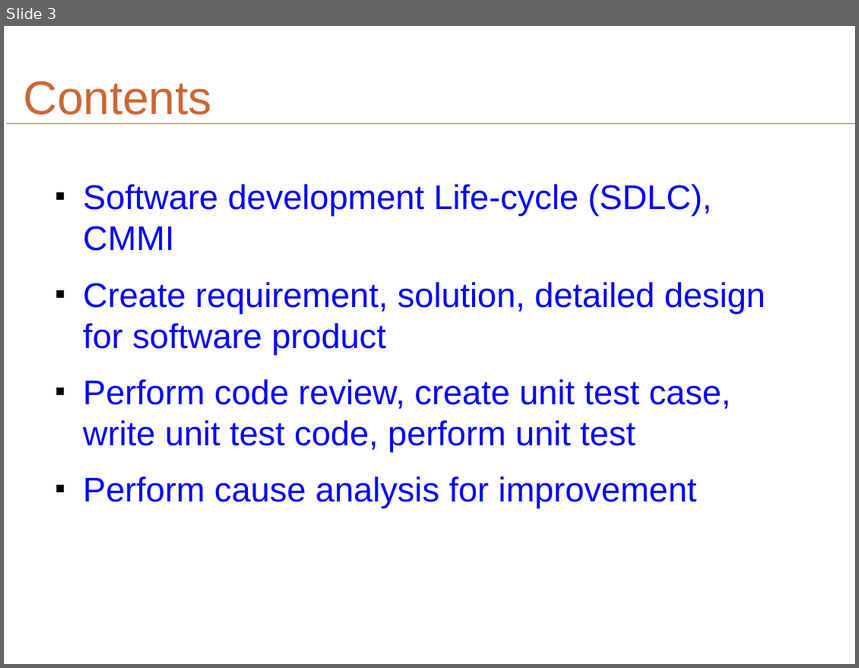
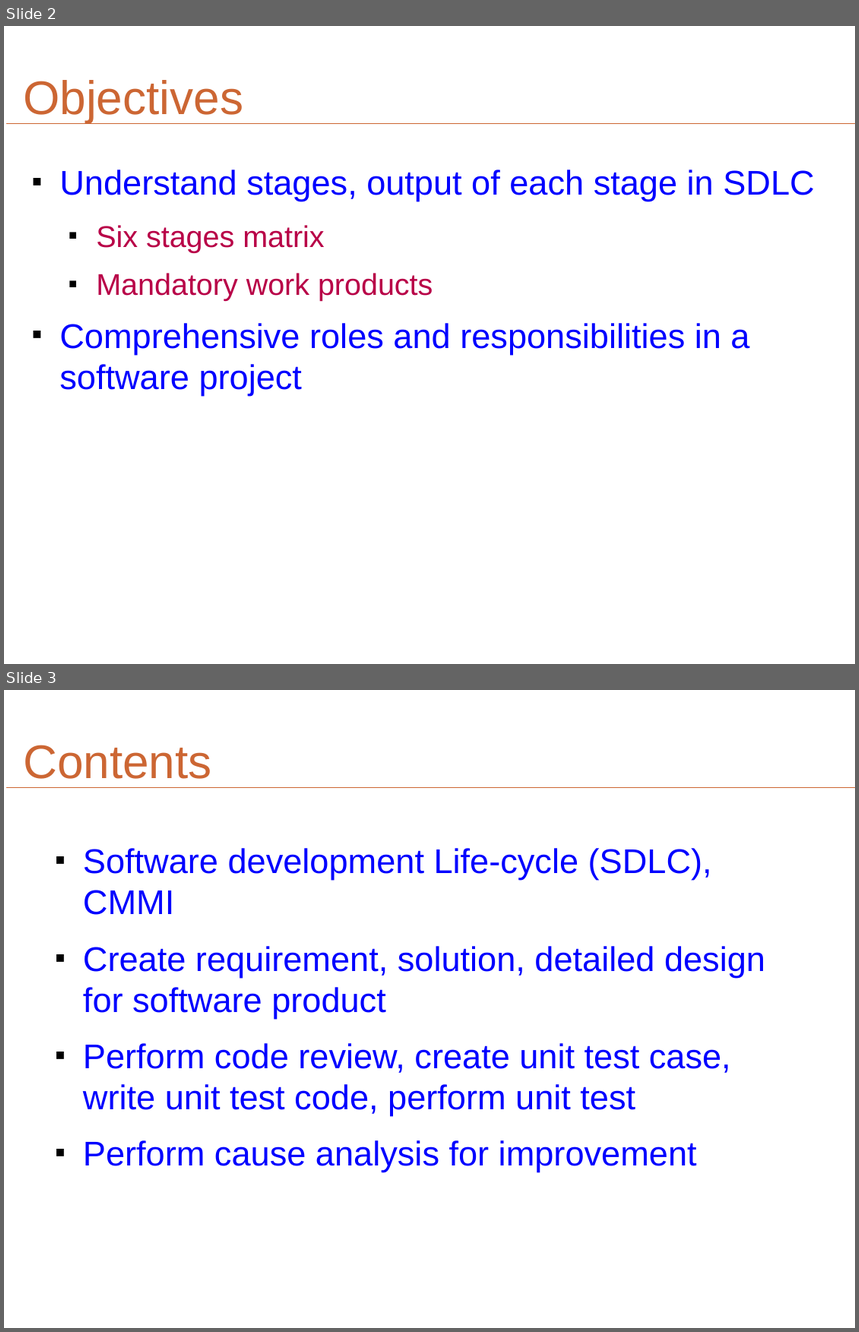
Before and after one commit to shindo59/open-ones, a slide deck: trunk/SDP/Wip/Document/Slide/SDP_SDLC.odp. Shown one above the other, each under a label of ours: slide 3 before the commit, slides 2 and 3 after it. The pictures are 859x668 and 859x1332 pixels, drawn with LibreOffice and Linux fonts; fonts in the diff are those of the drawing. Boxes give left, top, right and bottom in pixels: in the first picture for what was removed or moved away, otherwise in the second. Text is boxed around its words. In the diff, an @@ line names an element or a change of style, - is before the commit and + after.

```diff
--- a/trunk/SDP/Wip/Document/Slide/SDP_SDLC.odp
+++ b/trunk/SDP/Wip/Document/Slide/SDP_SDLC.odp
@@ slide 2 added at <box>4,26,855,664</box>, background #FFFFFF; not listed: 1 template element that a slide beside it also shows @@
@@ title added at <box>23,80,243,123</box>, 44 pt, text #CC6633 @@
+Objectives
@@ text added at <box>59,170,814,395</box>, 32 pt, text #0000FF @@
+■ Understand stages, output of each stage in SDLC
+  ■ Six stages matrix
+  ■ Mandatory work products
+■ Comprehensive roles and responsibilities in a software project
```
Also in this commit, not shown: 6 slides changed, 4 other slides added, 2 slides removed, 2 other files.
